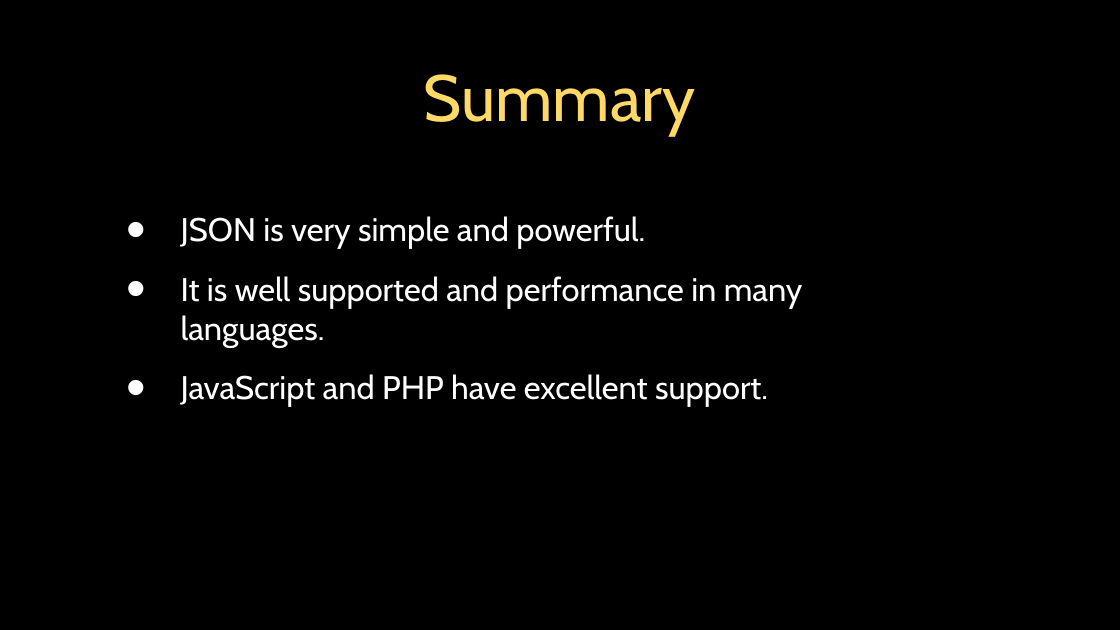
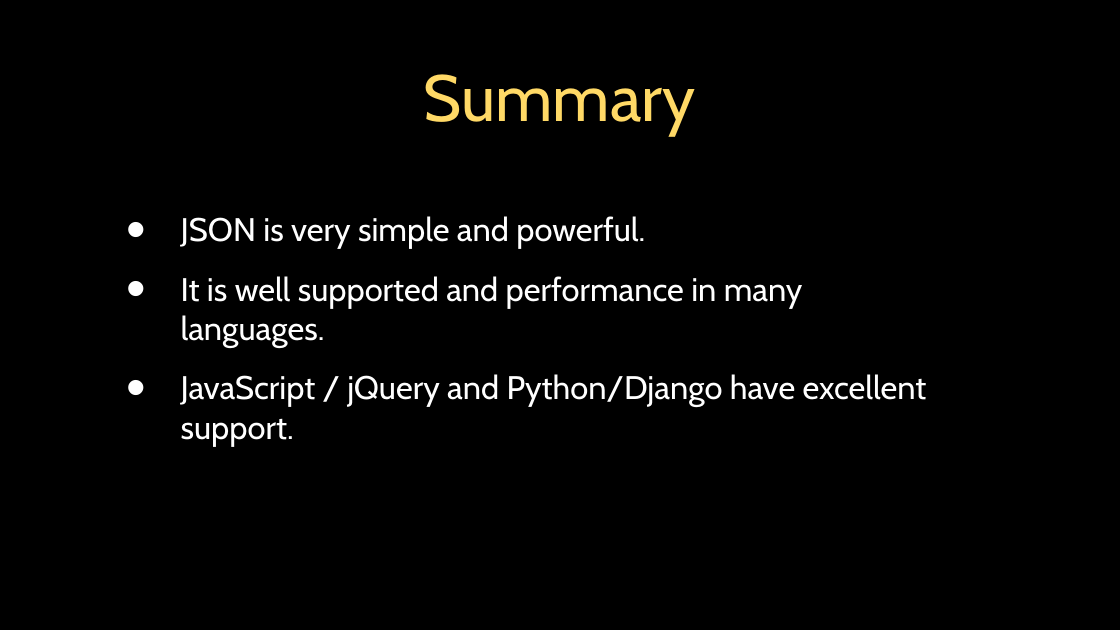
Before and after one commit to csev/dj4e, a slide deck: slide 23 of lectures/JS-04-JSON.ppt (slide 16 before the commit). Drawn at 1120x630 pixels with LibreOffice and Linux fonts; fonts in the diff are those of the drawing. Boxes give left, top, right and bottom in pixels: in the first picture for what was removed or moved away, otherwise in the second. Text is boxed around its words. In the diff, an @@ line names an element or a change of style, - is before the commit and + after.

Commit message:
Update the lectures

```diff
--- a/lectures/JS-04-JSON.ppt
+++ b/lectures/JS-04-JSON.ppt
@@ text at (181, 374, 927, 447): text changed @@
-• JavaScript and PHP have excellent support.
+• JavaScript / jQuery and Python/Django have excellent support.
```
Also in this commit, not shown: 2 other slides changed, 13 slides added, 6 slides removed.
